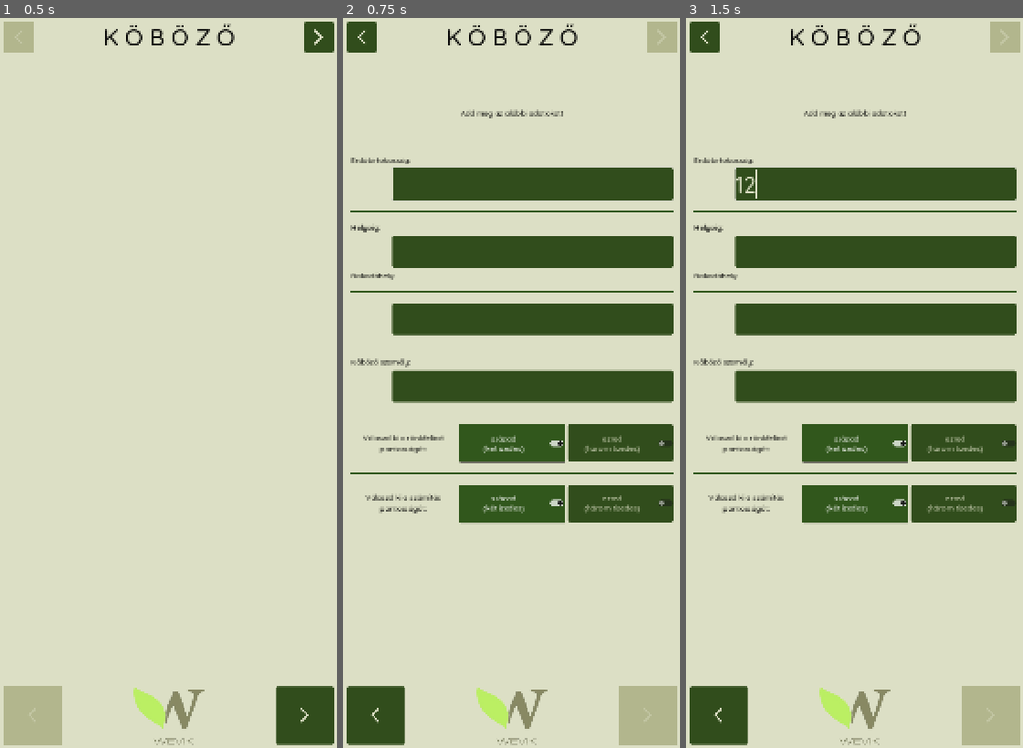
Above: before the commit, frames 1-3 (left to right).
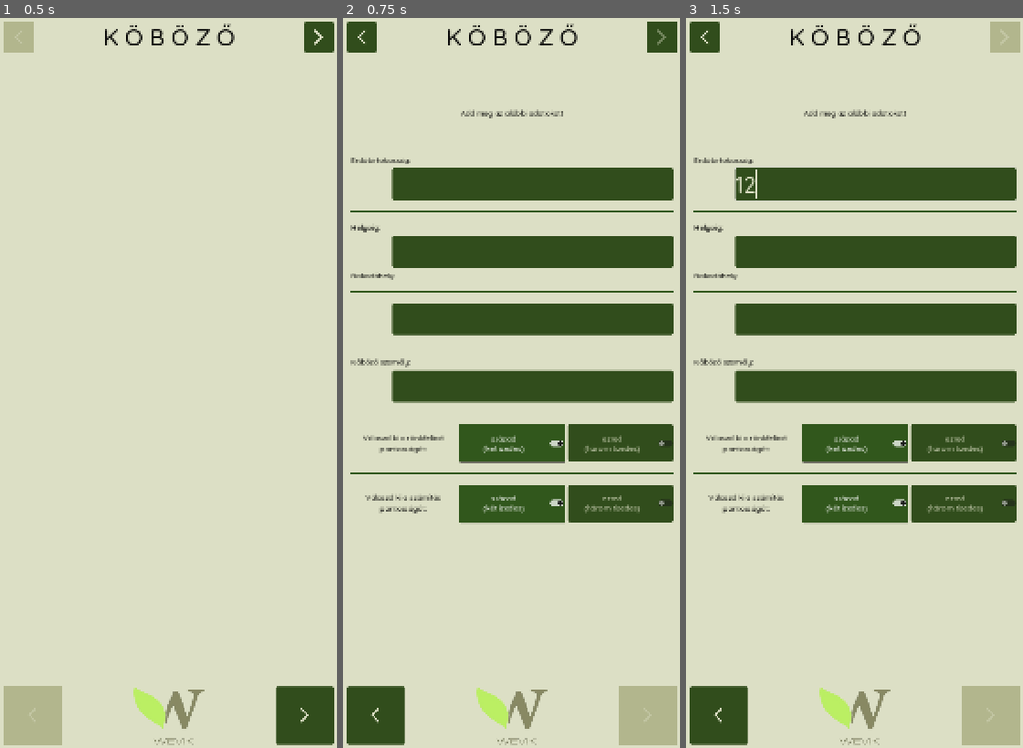
Above: after the commit, the same moments.

Repository: rolika/kob_g
Game: Godot game, scene res://main.tscn
The game is run twice, just before and just after one commit, with the same random seed, the same clock (stepped at 60 frames per second) and the same inputs.
Inputs (mouse positions are in pixels of both pictures, inside the frame that each line leads up to):
- Up to frame 1 (0.5 s): no input
- Up to frame 2 (0.75 s): click (659, 39) at 0.52 s
- Up to frame 3 (1.5 s): click (874, 185) at 1.27 s; type "12" at 1.35 s

Frame 1 is identical in both runs. In frame 2, 0.4% of the frame differs, in the area x 14-100%, y 0-25%; in frame 3, nothing differs.

Commit message:
remove focus from text entry preventing virtual keyboard pop-up

Diff:
--- a/scripts/session.gd
+++ b/scripts/session.gd
@@ -3,7 +3,6 @@
 signal check
 
 func _ready() -> void:
-    $VBoxContainer/CompanyLineEdit.call_deferred("grab_focus")
     $VBoxContainer/PrecisionLabeling.init(PrecisionHBox.LABELING)
     $VBoxContainer/PrecisionCalculation.init(PrecisionHBox.CALCULATION)
 
